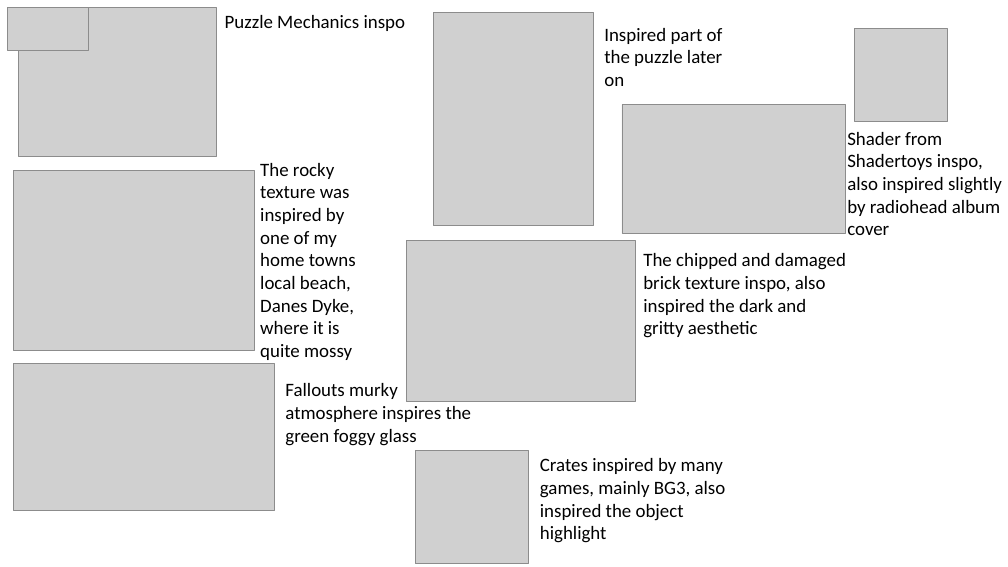
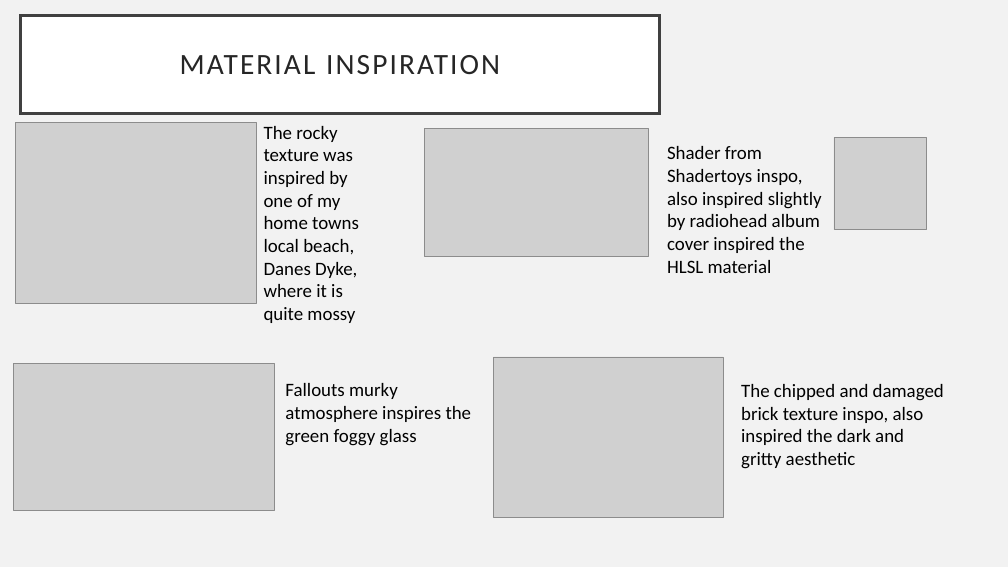
Before and after one commit to KirbyXIV/GraphicsAssignment, a slide deck: slide 3 of Graphics Moodboard.pptx (slide 2 before the commit). Drawn at 1008x567 pixels with LibreOffice and Linux fonts; fonts in the diff are those of the drawing; grey boxes stand for pictures. Boxes give left, top, right and bottom in pixels: in the first picture for what was removed or moved away, otherwise in the second. Text is boxed around its words. In the diff, an @@ line names an element or a change of style, - is before the commit and + after.

```diff
--- a/Graphics Moodboard.pptx
+++ b/Graphics Moodboard.pptx
@@ background #FFFFFF to #F2F2F2 @@
@@ picture removed at [8,8,88,50] @@
@@ picture removed at [18,8,216,156] @@
@@ title added at [20,15,659,113], fill #FFFFFF, outline #404040 2.5 pt, 28 pt, text #262626 @@
+MATERIAL INSPIRATION
@@ text removed at [225,15,405,31] @@
-Puzzle Mechanics inspo
@@ picture removed at [433,12,594,226] @@
@@ text removed at [604,28,723,86] @@
-Inspired part of the puzzle later on
@@ text "The rocky texture was inspired ...": place and size @@
-text "The rocky texture was inspired ..." at [260,163,356,360]
+text "The rocky texture was inspired ..." at [264,126,359,323]
@@ picture: place and size @@
-picture at [14,170,254,351]
+picture at [15,123,256,303]
@@ picture: place and size @@
-picture at [622,105,845,234]
+picture at [425,129,648,257]
@@ text at [667,146,822,273]: text changed @@
-Shader from Shadertoys inspo, also inspired slightly by radiohead album cover
+Shader from Shadertoys inspo, also inspired slightly by radiohead album cover inspired the HLSL material
@@ picture: place and size @@
-picture at [855,29,948,121]
+picture at [834,138,926,230]
@@ picture: place and size @@
-picture at [406,241,636,402]
+picture at [494,357,724,518]
@@ text "The chipped and damaged brick ...": place and size @@
-text "The chipped and damaged brick ..." at [643,253,846,338]
+text "The chipped and damaged brick ..." at [741,384,944,469]
@@ picture removed at [415,451,529,564] @@
@@ text removed at [540,458,726,543] @@
-Crates inspired by many games, mainly BG3, also inspired the object highlight
```
Also in this commit, not shown: 1 other slide changed, 1 slide added, 16 other files.
